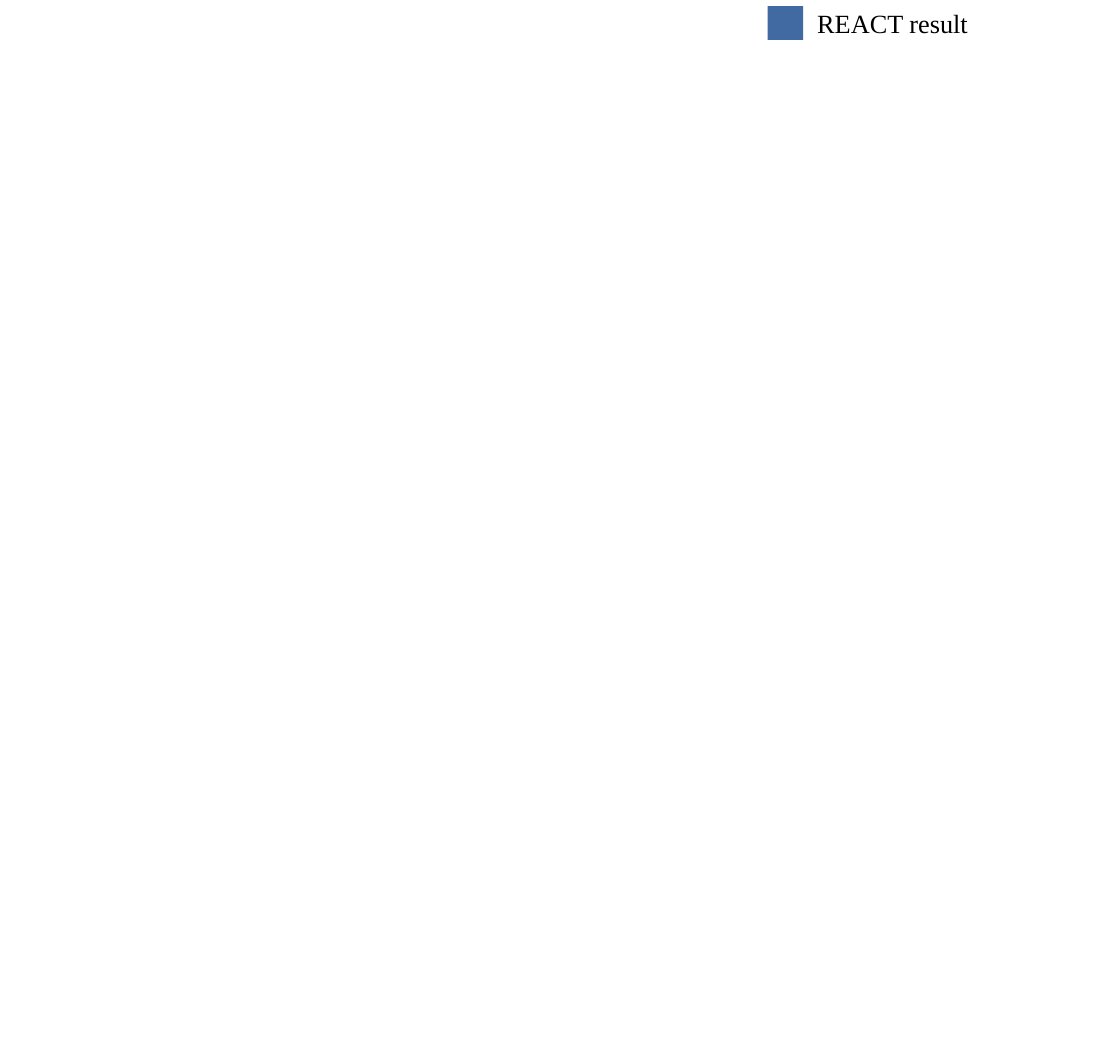
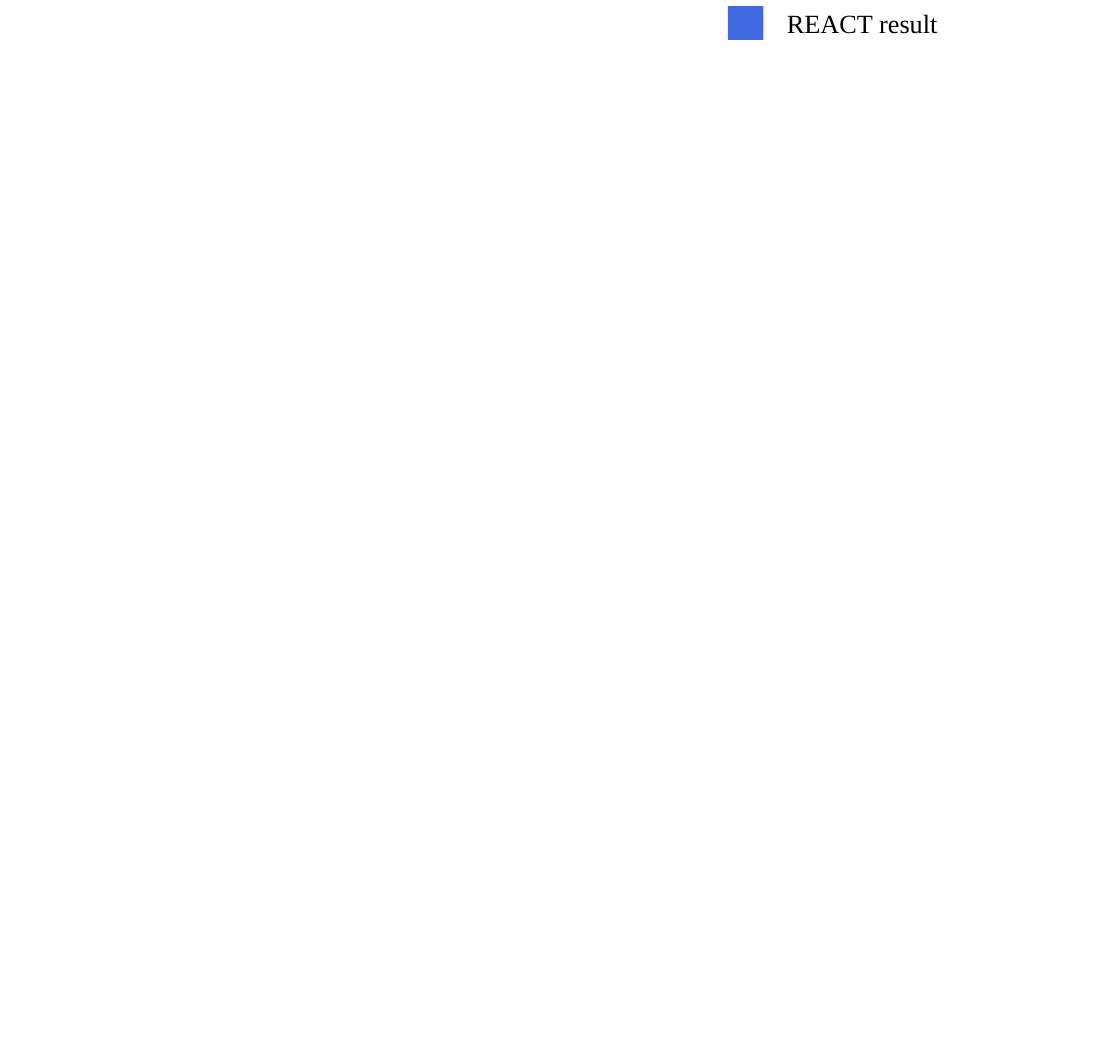
Before and after one commit to whlduzou/Final-Project-Wang-Hanlin, a slide deck: slide 6 of chart/chart.pptx. Drawn at 1120x1064 pixels with LibreOffice and Linux fonts; fonts in the diff are those of the drawing; background and template pictures are left out. Boxes give left, top, right and bottom in pixels: in the first picture for what was removed or moved away, otherwise in the second. Text is boxed around its words. In the diff, an @@ line names an element or a change of style, - is before the commit and + after.

```diff
--- a/chart/chart.pptx
+++ b/chart/chart.pptx
@@ rectangle: place and size @@
-rectangle at box(768, 6, 804, 40)
+rectangle at box(729, 6, 764, 40)
@@ rectangle at box(729, 6, 764, 40): fill #4169A2 to #4169E1 @@
@@ text "REACT result": place and size @@
-text "REACT result" at box(817, 14, 967, 34)
+text "REACT result" at box(787, 14, 937, 34)
```
Also in this commit, not shown: 3 other slides changed, 2 slides added, 2 slides removed.
